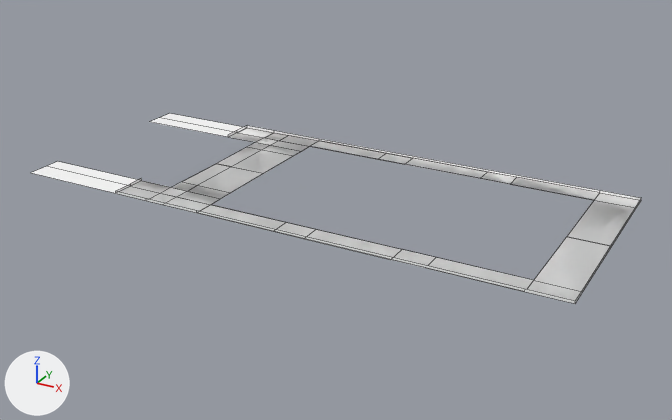
Renders of the FBX model Game/Assets/Penn Station/Models/Street.fbx from each side of a commit.
The view is the same before and after, from a 50 mm camera at (537.0, -654.0, 266.0) aimed at (226.0, -89.0, -16.0). Every picture has the same lights, and +X, +Y and +Z are marked at lower left. Mesh edges are drawn as thin lines. Where no turn or scale is listed for an object, it has been applied to the vertices.

Script lines for the objects in view, before the commit:
```python
me_mesh = bpy.data.meshes.new('Mesh')
me_mesh.from_pydata(...)  # 65 vertices, 38 faces; spans x 0.0..430.0, y -174.0..0.0, z 0.0
me_mesh.materials.append(mat_protoype_mat)  # white #ffffff
me_mesh_001 = bpy.data.meshes.new('Mesh.001')
me_mesh_001.from_pydata(...)  # 47 vertices, 32 faces; spans x 86.0..430.0, y -174.0..0.0, z 0.0..2.0
me_mesh_001.materials.append(mat_protoype_mat)  # white #ffffff
ob_street_col = bpy.data.objects.new('Street_COL', me_mesh_001)
ob_street_col.location = (0.0, 0.0, 0.0)
ob_street_ground = bpy.data.objects.new('Street_Ground', me_mesh)
ob_street_ground.location = (0.0, 0.0, 0.0)
```
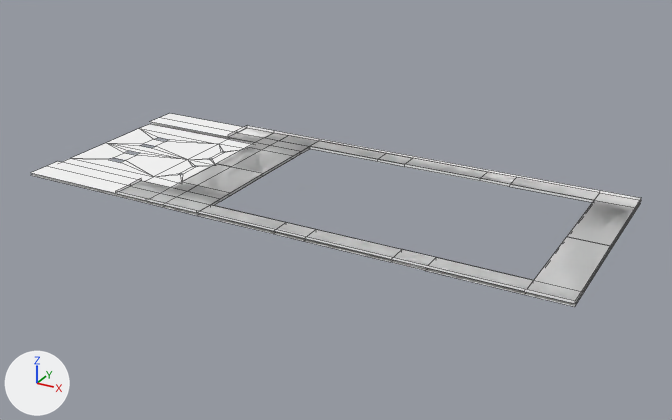
What differs and where, as boxes [x1, y1, x2, y2] in the pictures (672 x 420 px):
'Street_Ceiling', added: after [32, 123, 640, 307]

Patch to the scene script:
```diff
--- a/Game/Assets/Penn Station/Models/Street.fbx.py
+++ b/Game/Assets/Penn Station/Models/Street.fbx.py
@@ me_mesh_001_1 @@
+me_mesh_001_1.from_pydata(...)  # 115 vertices, 88 faces; spans x 0.0..430.0, y -174.0..0.0, z -2.0..0.0
+me_mesh_001_1.materials.append(mat_protoype_mat)  # white #ffffff
@@ ob_street_ceiling @@
+ob_street_ceiling = bpy.data.objects.new('Street_Ceiling', me_mesh_001_1)
+ob_street_ceiling.location = (0.0, 0.0, 0.0)
```
